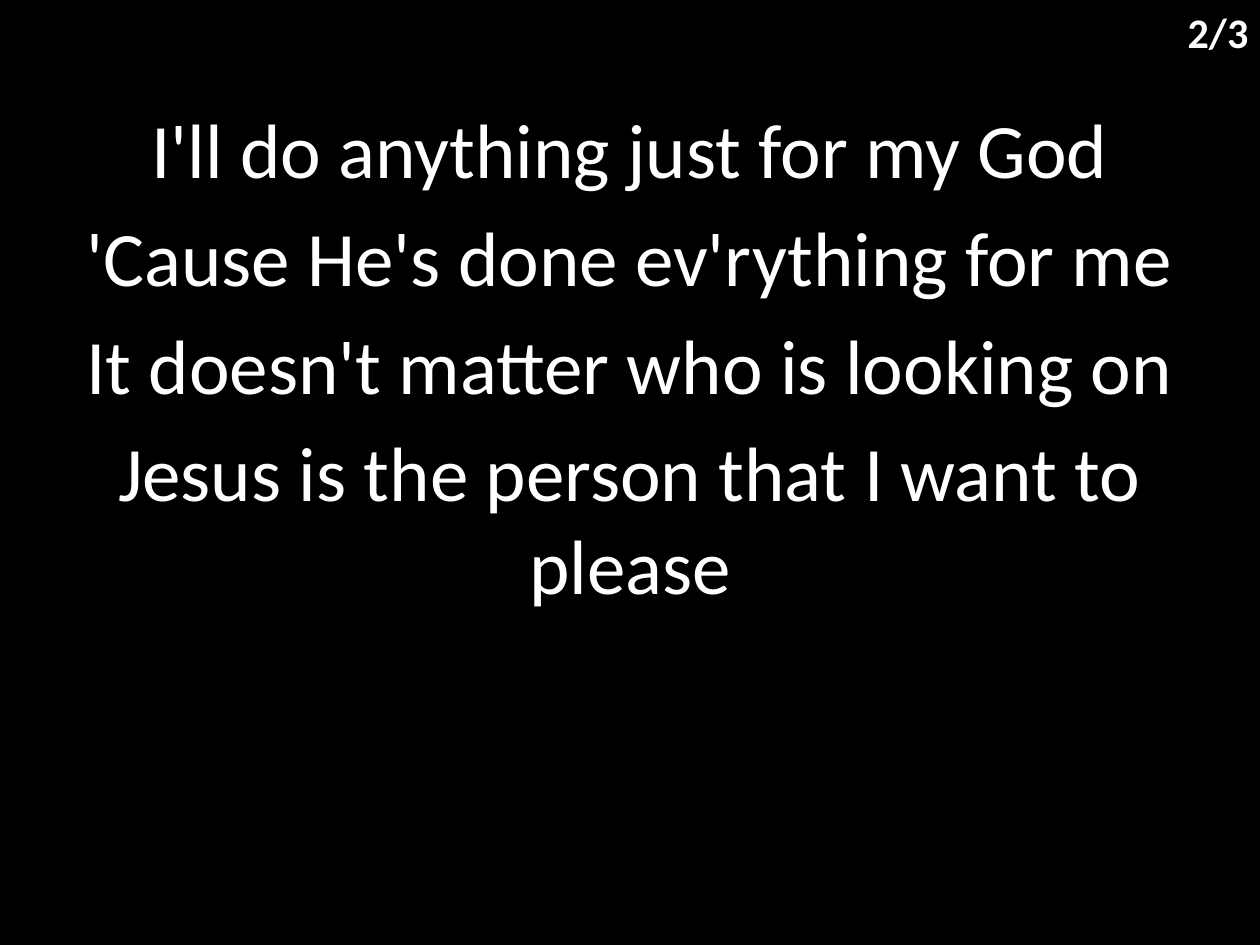
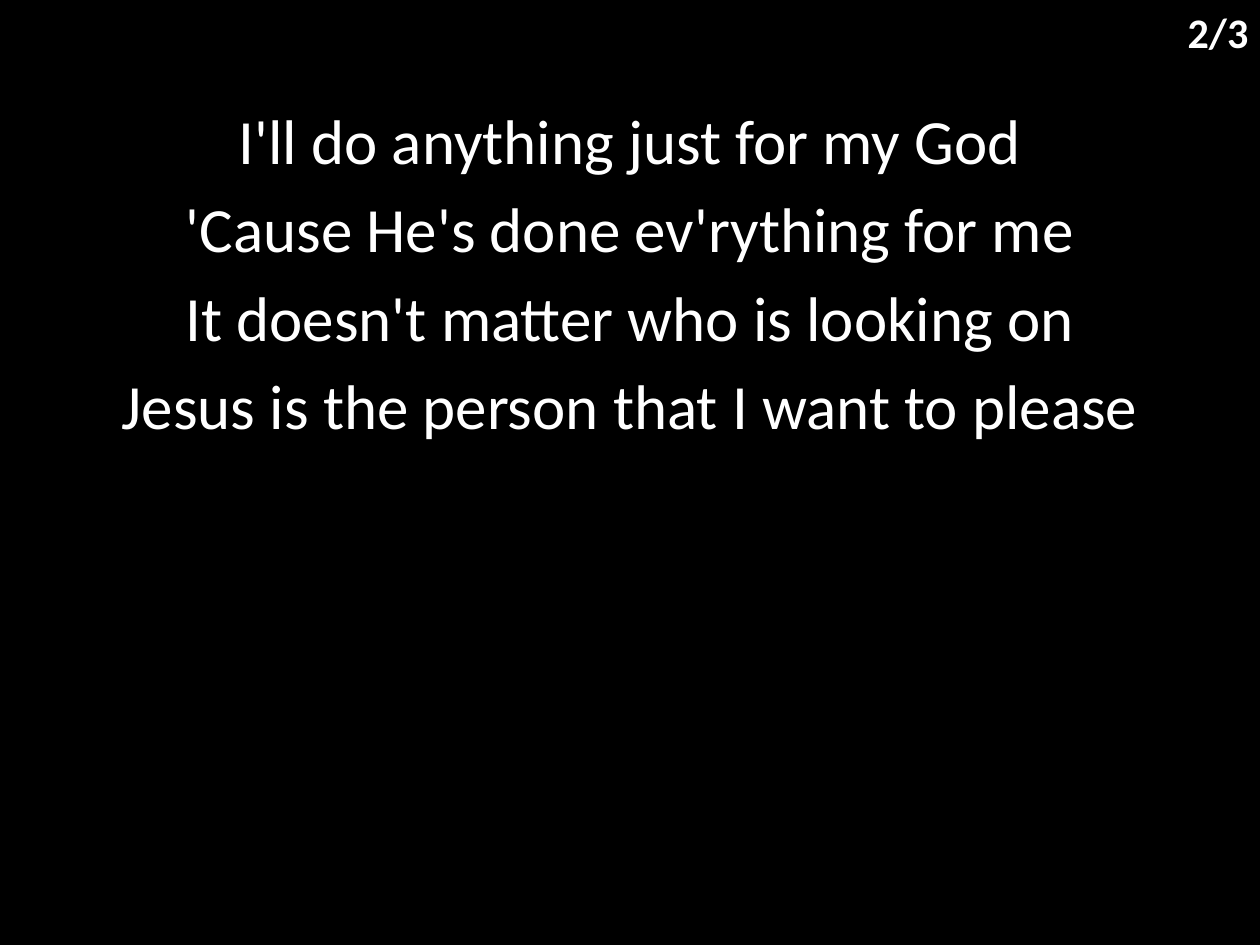
Before and after one commit to hoo-are-ya/worship, a slide deck: slide 3 of docs/songs/i reach up high.pptx. Drawn at 1260x945 pixels with LibreOffice and Linux fonts; fonts in the diff are those of the drawing. Boxes give left, top, right and bottom in pixels: in the first picture for what was removed or moved away, otherwise in the second. Text is boxed around its words. In the diff, an @@ line names an element or a change of style, - is before the commit and + after.

```diff
--- a/docs/songs/i reach up high.pptx
+++ b/docs/songs/i reach up high.pptx
@@ subtitle "I'll do anything just for ..." at bbox=[122, 120, 1137, 439]: size 44 to 36 pt; less space between paragraphs @@
```
Also in this commit, not shown: 2 other slides changed, 6 other files.
